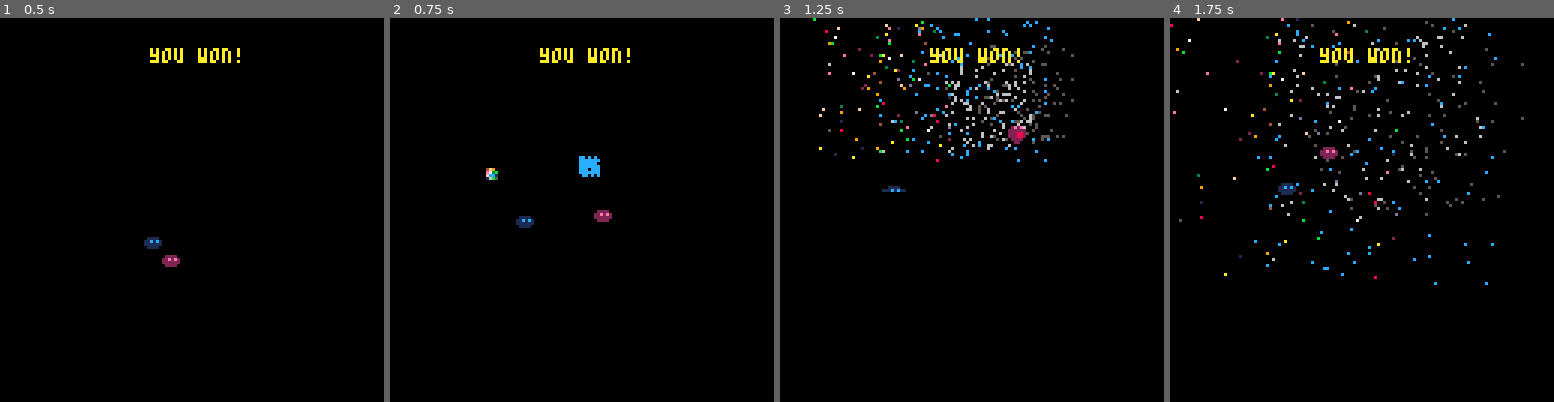
Above: before the commit, frames 1-4 (left to right).
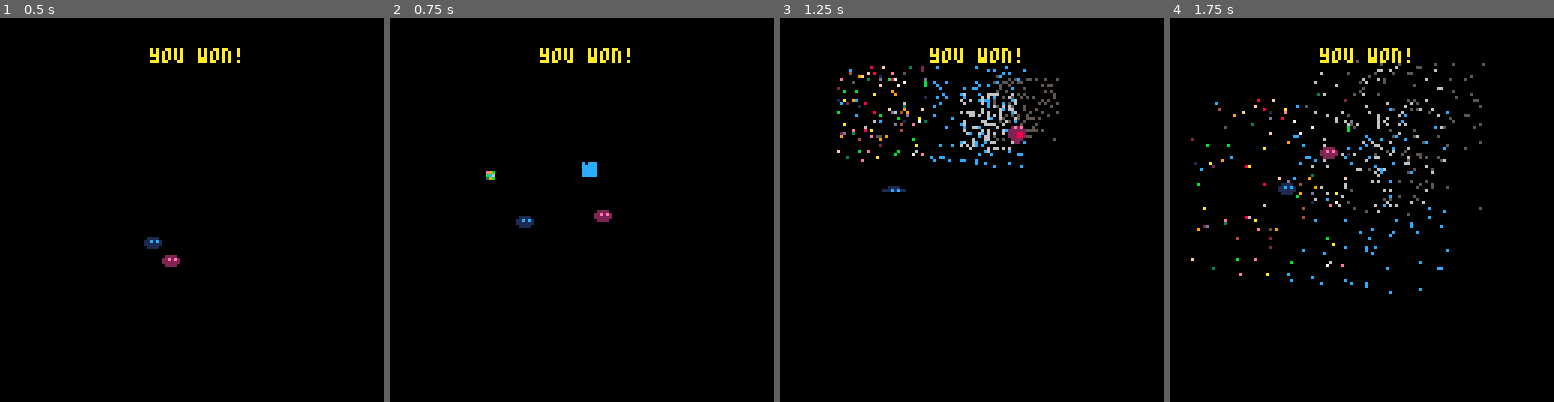
Above: after the commit, the same moments.

Repository: sdegutis/shepherdgame.com
Game: PICO-8 cartridge team.p8
Two runs of this game, one before a commit and one after it. Both use one fixed random seed, a clock stepped at 60 frames per second and the inputs below.
Inputs:
- Up to frame 1 (0.5 s): tap X (X key) at 0.33 s
- Up to frame 2 (0.75 s): tap O (Z key) at 0.7 s
- Up to frame 3 (1.25 s): tap X (X key) at 1.07 s
- Up to frame 4 (1.75 s): hold Right from 1.6 s (still down); tap O (Z key) at 1.7 s

Frame 1 is identical in both runs. In frame 2, 0.2% of the frame differs, in the area x 25-55%, y 35-43%; in frame 3, 3.8%; in frame 4, 3.9%, in the area x 0-93%, y 0-72%.

Commit message:
rx and ry are now real radii

Diff:
--- a/team.p8
+++ b/team.p8
@@ -683,8 +683,8 @@
 	local angle = rnd()
 	local dist = rnd(2)
 
-	local rx=1.5
-	local ry=3
+	local rx=1
+	local ry=1
 
 	local rainbow=rnd()<0.1
 	sfx(rainbow and 14 or 13)
@@ -693,7 +693,7 @@
 
 	for i=1,100 do
 		local vx=rnd(rx*2)-rx
-		local vy=-2-(rnd(ry))
+		local vy=-3-(rnd(ry*2)-ry)
 
 		if (rainbow) c=ceil(rnd(15))
 
